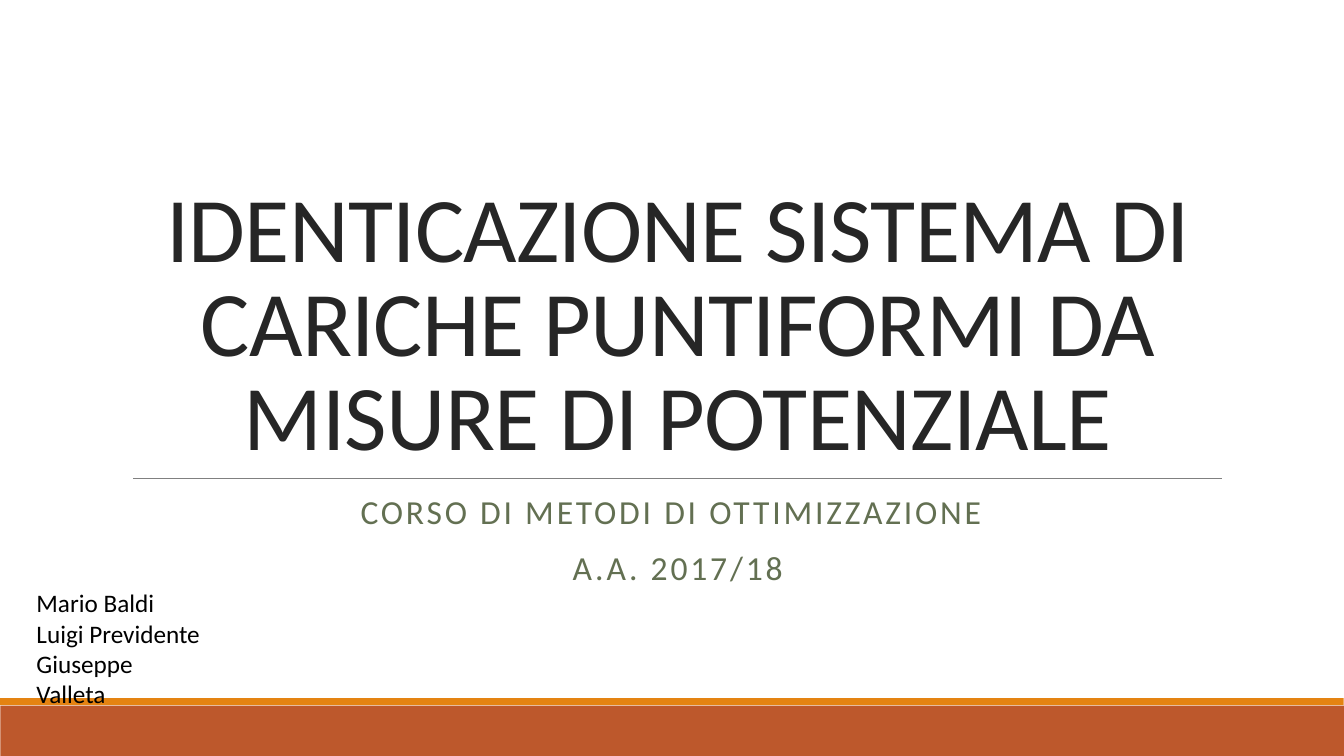
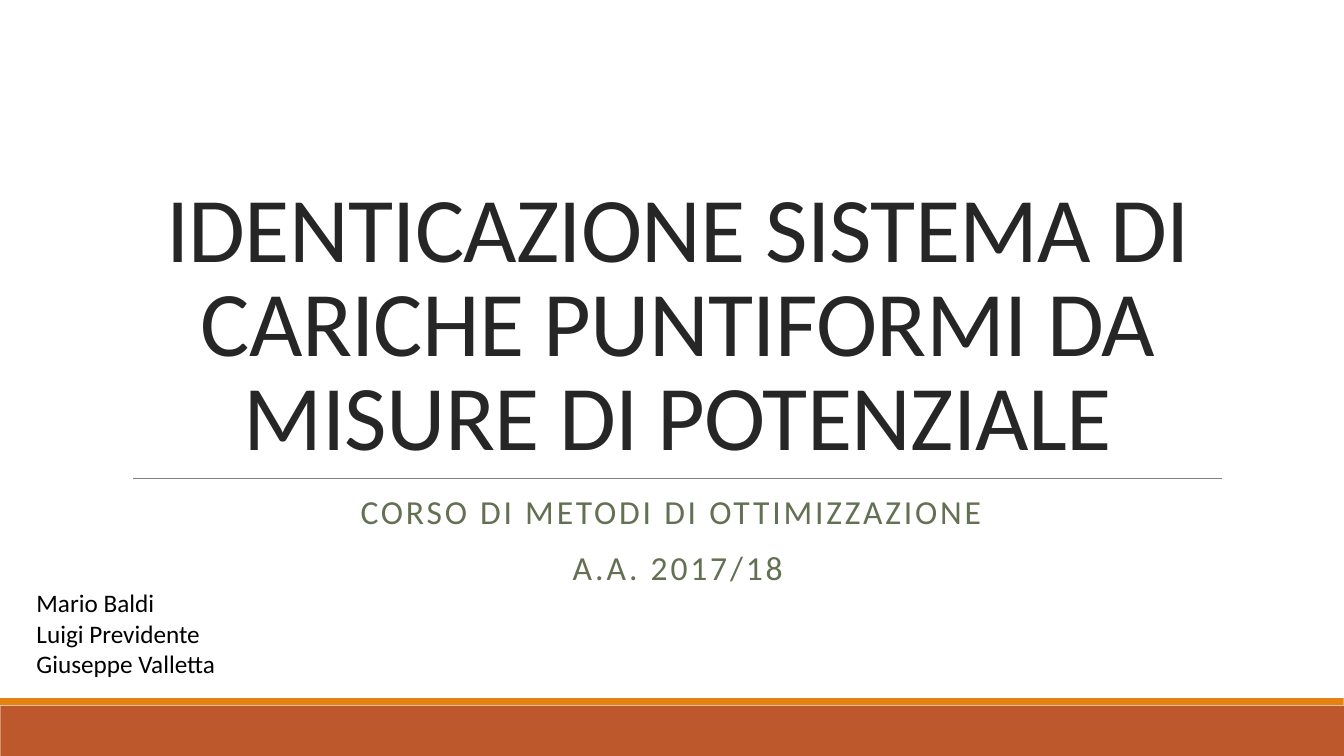
Before and after one commit to baldimario/Simplex, a slide deck: slide 1 of IDENTICAZIONE SISTEMA DI CARICHE PUNTIFORMI DA MISURE DI.pptx. Drawn at 1344x756 pixels with LibreOffice and Linux fonts; fonts in the diff are those of the drawing. Boxes give left, top, right and bottom in pixels: in the first picture for what was removed or moved away, otherwise in the second. Text is boxed around its words. In the diff, an @@ line names an element or a change of style, - is before the commit and + after.

```diff
--- a/IDENTICAZIONE SISTEMA DI CARICHE PUNTIFORMI DA MISURE DI.pptx
+++ b/IDENTICAZIONE SISTEMA DI CARICHE PUNTIFORMI DA MISURE DI.pptx
@@ text at (x1=36, y1=655, x2=215, y2=677): text changed @@
-Giuseppe Valleta
+Giuseppe Valletta
```
Also in this commit, not shown: 5 other slides changed, 1 other file.
